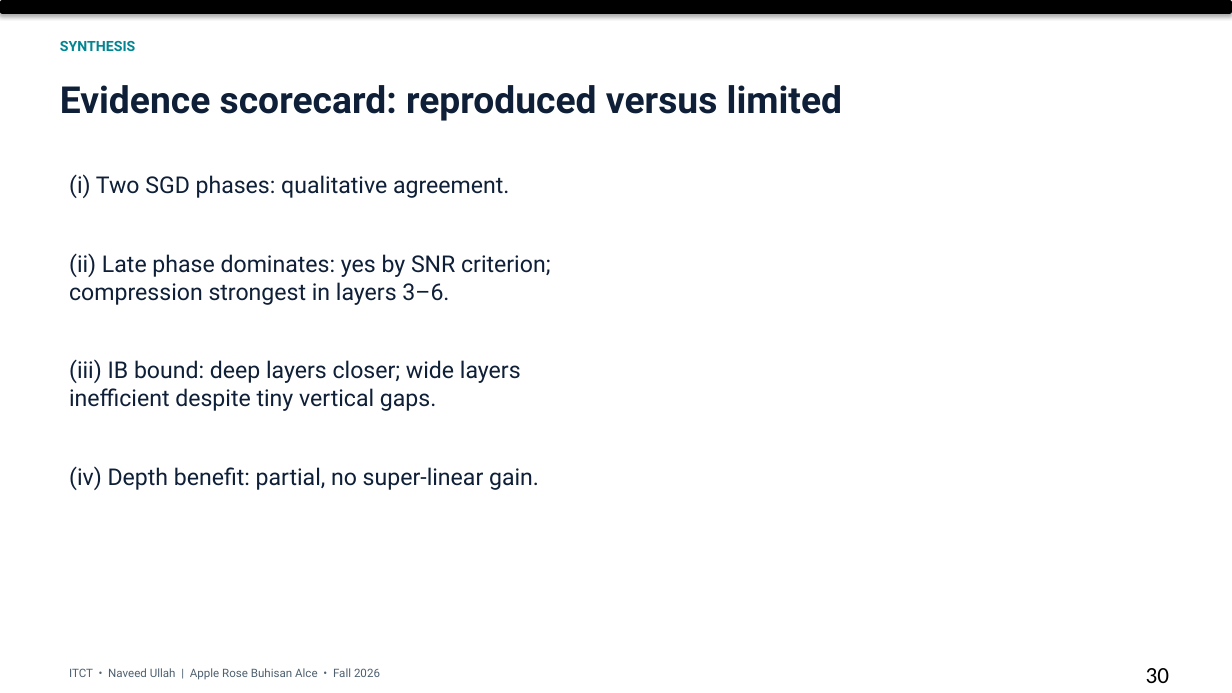
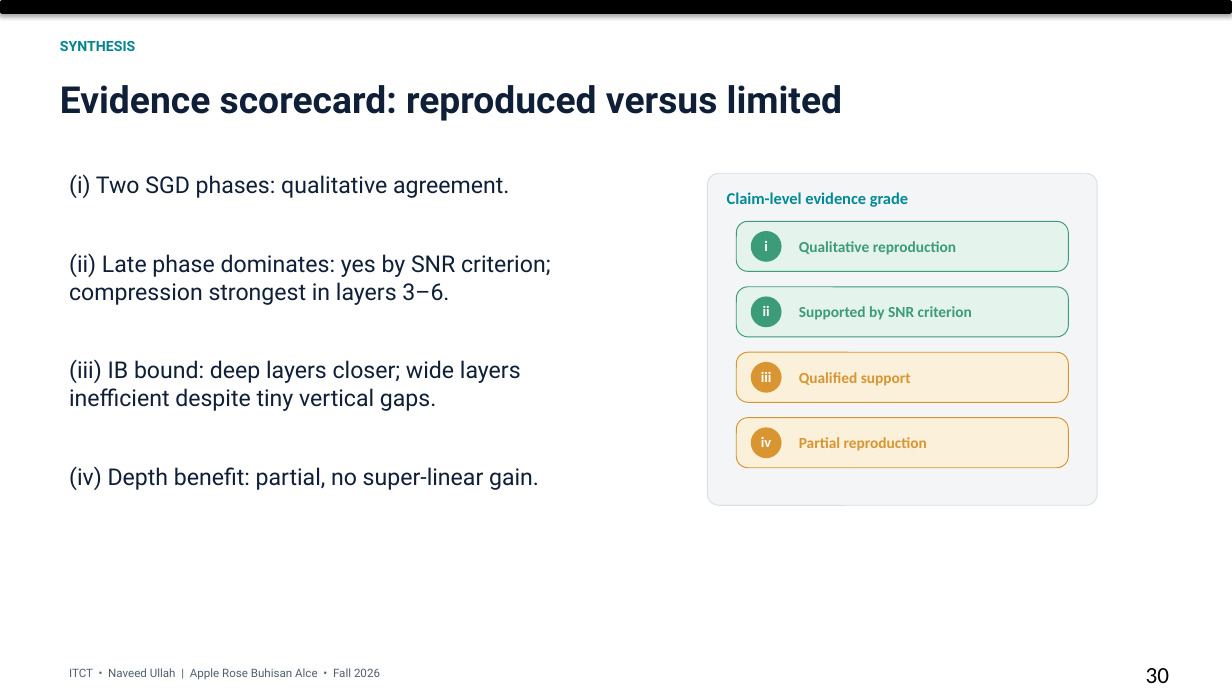
Before and after one commit to arba318/information-plane-lab, a slide deck: slide 30 of dist/artifacts/ITCT_Final_Presentation.pptx. Drawn at 1232x693 pixels with LibreOffice and Linux fonts; fonts in the diff are those of the drawing. Boxes give left, top, right and bottom in pixels: in the first picture for what was removed or moved away, otherwise in the second. Text is boxed around its words. In the diff, an @@ line names an element or a change of style, - is before the commit and + after.

```diff
--- a/dist/artifacts/ITCT_Final_Presentation.pptx
+++ b/dist/artifacts/ITCT_Final_Presentation.pptx
@@ rounded rectangle added at [708, 174, 1098, 506], fill #F3F5F6, outline #D8E1E6 0.75 pt @@
@@ text added at [727, 192, 908, 207], 12.8 pt, text #008B96, bold @@
+Claim-level evidence grade
@@ rounded rectangle added at [737, 222, 1068, 272], fill #E5F3ED, outline #3C9B78 0.75 pt @@
@@ ellipse added at [750, 231, 781, 262], fill #3C9B78 @@
@@ text added at [764, 241, 768, 251], 11.2 pt, text #FFFFFF, bold @@
+i
@@ text added at [799, 241, 956, 255], 12 pt, text #3C9B78, bold @@
+Qualitative reproduction
@@ rounded rectangle added at [737, 287, 1068, 336], fill #E5F3ED, outline #3C9B78 0.75 pt @@
@@ ellipse added at [750, 297, 781, 327], fill #3C9B78 @@
@@ text added at [763, 306, 770, 316], 11.2 pt, text #FFFFFF, bold @@
+ii
@@ text added at [799, 306, 972, 320], 12 pt, text #3C9B78, bold @@
+Supported by SNR criterion
@@ rounded rectangle added at [737, 352, 1068, 402], fill #FBF0DA, outline #D89532 0.75 pt @@
@@ ellipse added at [750, 362, 781, 393], fill #D89532 @@
@@ text added at [761, 372, 772, 382], 11.2 pt, text #FFFFFF, bold @@
+iii
@@ text added at [799, 372, 911, 386], 12 pt, text #D89532, bold @@
+Qualified support
@@ rounded rectangle added at [737, 418, 1068, 468], fill #FBF0DA, outline #D89532 0.75 pt @@
@@ ellipse added at [750, 427, 781, 457], fill #D89532 @@
@@ text added at [761, 437, 771, 447], 11.2 pt, text #FFFFFF, bold @@
+iv
@@ text added at [799, 437, 927, 451], 12 pt, text #D89532, bold @@
+Partial reproduction
```
Also in this commit, not shown: 11 other slides changed, 1 other file.
